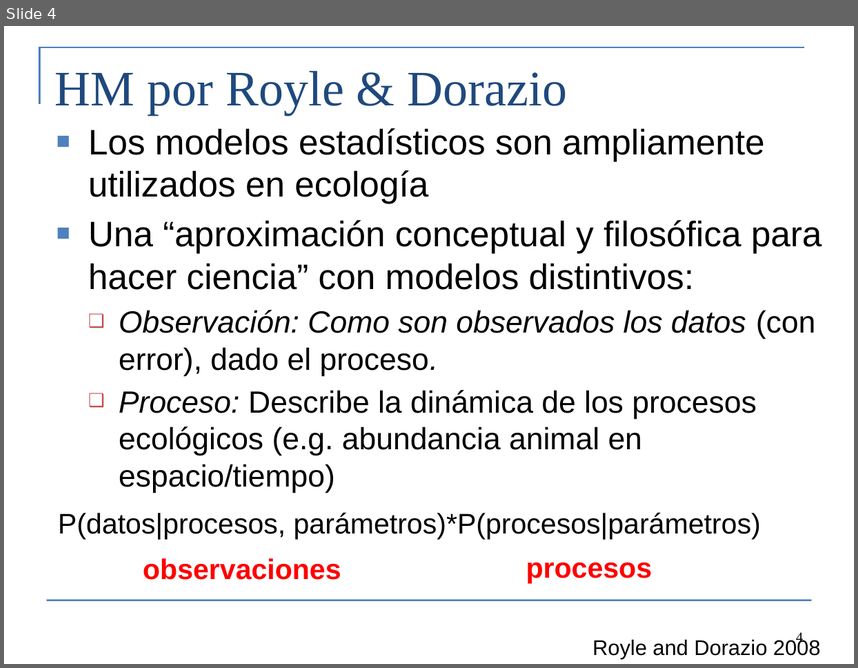
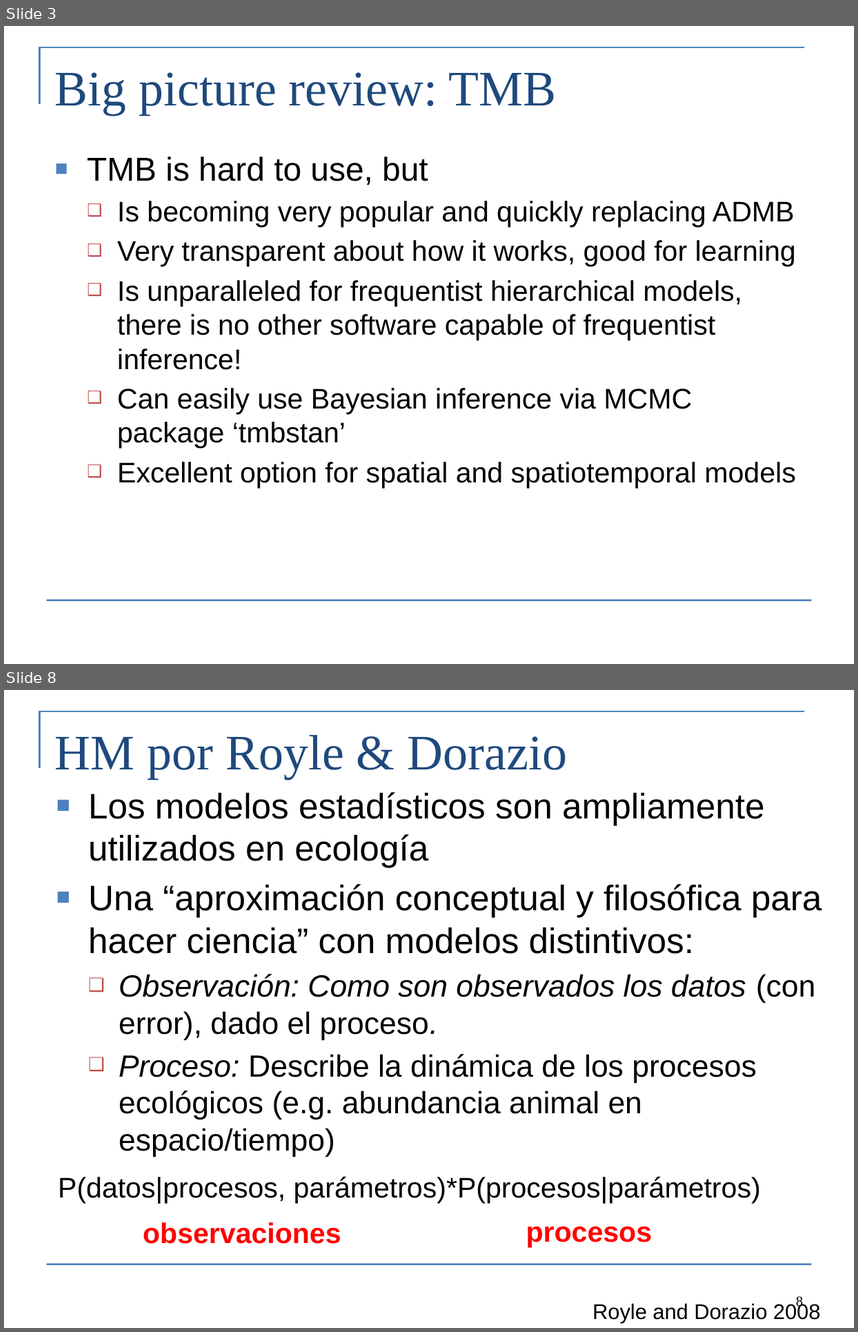
Before and after one commit to Cole-Monnahan-NOAA/tmb_workshop, a slide deck: day5/lecture5_conclusion_eng.pptx. Shown one above the other, each under a label of ours: slide 4 before the commit, slides 3 and 8 after it; the slides between them are not shown. The pictures are 858x668 and 858x1332 pixels, drawn with LibreOffice and Linux fonts; fonts in the diff are those of the drawing. Boxes give left, top, right and bottom in pixels: in the first picture for what was removed or moved away, otherwise in the second. Text is boxed around its words. In the diff, an @@ line names an element or a change of style, - is before the commit and + after.

```diff
--- a/day5/lecture5_conclusion_eng.pptx
+++ b/day5/lecture5_conclusion_eng.pptx
@@ slide 3 added at (x1=4, y1=26, x2=854, y2=664), background #FFFFFF; not listed: 2 template elements that a slide beside it also shows @@
@@ title added at (x1=55, y1=72, x2=557, y2=115), 42 pt, text #1F497D @@
+Big picture review: TMB
@@ text added at (x1=87, y1=156, x2=796, y2=488), 24 pt, text #000000 @@
+■ TMB is hard to use, but
+  ❑ Is becoming very popular and quickly replacing ADMB
+  ❑ Very transparent about how it works, good for learning
+  ❑ Is unparalleled for frequentist hierarchical models, there is no other software capable of frequentist inference!
+  ❑ Can easily use Bayesian inference via MCMC package ‘tmbstan’
+  ❑ Excellent option for spatial and spatiotemporal models
@@ what was slide 4 is now slide 8 @@
@@ page number at (x1=796, y1=1296, x2=803, y2=1309): text changed @@
-4
+8
```
Also in this commit, not shown: 6 slides changed, 2 other slides added, 7 other files.
